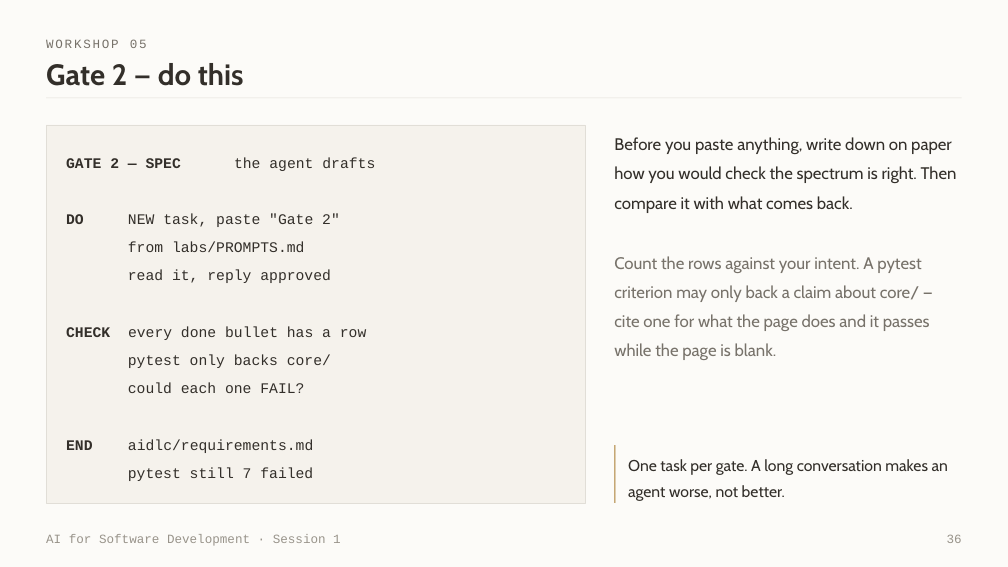
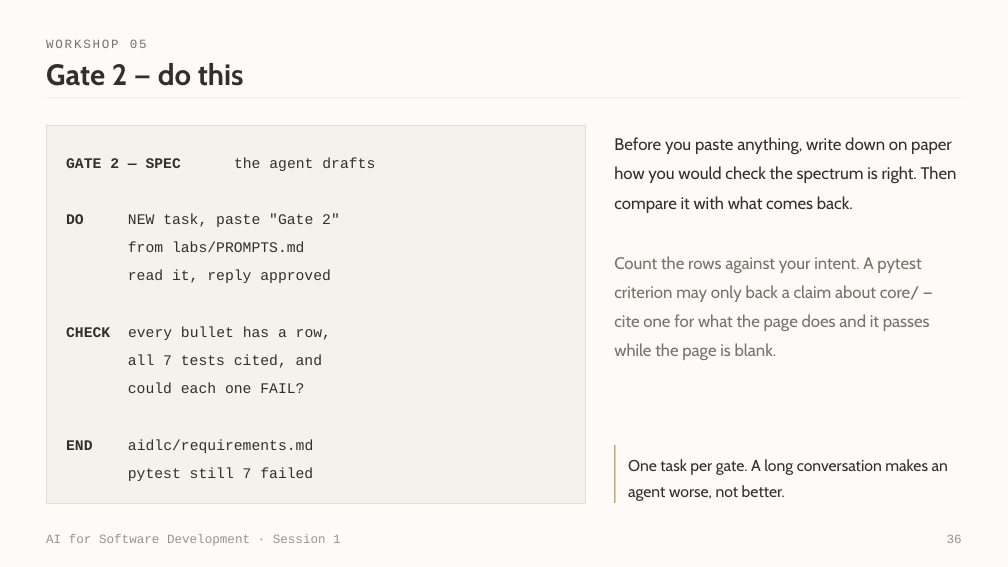
Before and after one commit to witchapong/ai-for-software-dev, a slide deck: slide 36 of slides/Session 1 - Meet Your Agent.pptx. Drawn at 1008x567 pixels with LibreOffice and Linux fonts; fonts in the diff are those of the drawing. Boxes give left, top, right and bottom in pixels: in the first picture for what was removed or moved away, otherwise in the second. Text is boxed around its words. In the diff, an @@ line names an element or a change of style, - is before the commit and + after.

Commit message:
Deck and handout disagreed about two gate checks
Today's LAB1 edits left slides 36 and 38 behind: Gate 2's card gained the
seven-test rule and Gate 4's gained the perturbation, and neither reached the
deck. Synced.

Gate 2's slide drops the scope rule from the code block, which was already
stated in that slide's own paragraph, and spends the line on the check that a
weak model actually fails: all seven tests cited.

Gate 4's now reads 'spike 1.0, then 0.3 -> 0.3' and 'no legend at all' - the
perturbation and the corrected pass condition, since a right chart has no
legend rather than a legend without an axis name in it.

```diff
--- a/slides/Session 1 - Meet Your Agent.pptx
+++ b/slides/Session 1 - Meet Your Agent.pptx
@@ text at (x1=66, y1=326, x2=331, y2=368): text changed @@
-CHECK every done bullet has a row
-pytest only backs core/
+CHECK every bullet has a row,
+all 7 tests cited, and
```
Also in this commit, not shown: 1 other slide changed, 1 other file.
